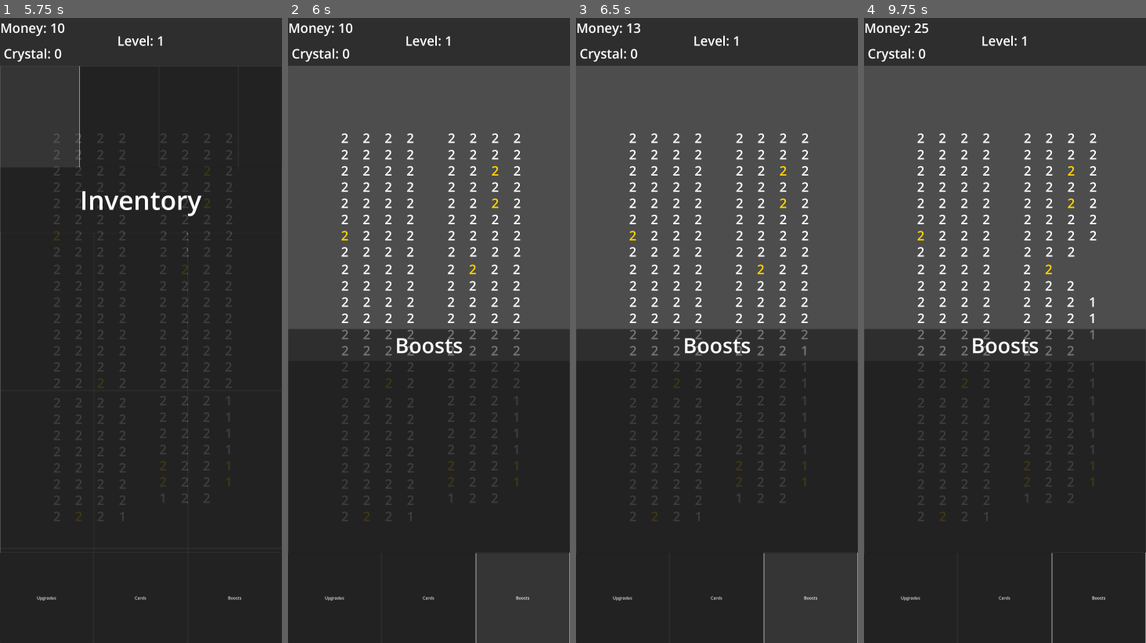
Above: before the commit, frames 1-4 (left to right).
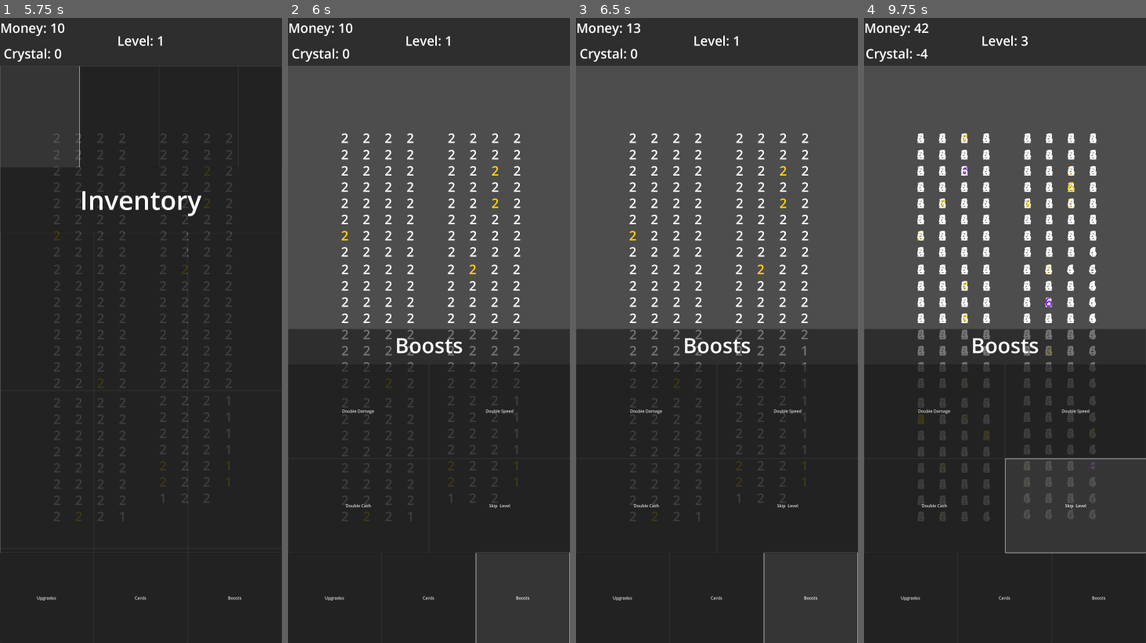
Above: after the commit, the same moments.

Repository: bondhusjude/IdleBrickGame
Game: Godot game, scene res://Scenes/main.tscn
Two runs of this game, one before a commit and one after it. Both use one fixed random seed, a clock stepped at 60 frames per second and the inputs below. The engine's default icon, where the game draws it, is replaced by a stand-in: a white triangle on a blue panel in a dark square.
Inputs (mouse positions are in pixels of both pictures, inside the frame that each line leads up to):
- Up to frame 1 (5.75 s): click "Upgrades" at 0.5 s; click "Cost 21 Level 1" at 1.25 s; click "Cost 10 Level 1" at 2 s; click "Cost 6 Level 1" at 2.75 s; click "Cost 12 Level 2" at 3.5 s; click "Cards" at 4.25 s; click (39, 118) at 5.02 s
- Up to frame 2 (6 s): click "Boosts" at 5.75 s
- Up to frame 3 (6.5 s): no input
- Up to frame 4 (9.75 s): click (934, 411) at 6.5 s, where only the run after the commit has a clickable "Double Damage"; click (1075, 411) at 7.25 s, where only the run after the commit has a clickable "Double Speed"; click (934, 505) at 8 s, where only the run after the commit has a clickable "Double Cash"; click (1075, 505) at 8.75 s, where only the run after the commit has a clickable "Skip Level"; click (1075, 505) at 9.5 s, where only the run after the commit has a clickable "Skip Level"

Frame 1 is identical in both runs. In frame 2, 0.2% of the frame differs, in the area x 19-82%, y 55-79%; in frame 3, 0.2%; in frame 4, 4.4%, in the area x 0-100%, y 0-100%.

Commit message:
added basic boosts idea, they're is still work to be done

Diff:
--- a/Ball/BasicBall/BasicBall.gd
+++ b/Ball/BasicBall/BasicBall.gd
@@ -10,7 +10,14 @@
 	damage = ball.getDamage()
 	# Move the ball and handle collisions
 	var collision: KinematicCollision2D = move_and_collide(_velocity * delta)
-
 	# If a collision occurs, bounce the ball
 	if collision:
+		if collision.get_collider() == StaticBody2D:
+			direction = direction.bounce((collision.get_normal() + Vector2(roll_nonzero(), roll_nonzero())).normalized())
 		direction = direction.bounce(collision.get_normal())
+
+func roll_nonzero() -> int:
+	var value = 0
+	while value == 0:
+		value = randi_range(-1, 1)
+	return value
--- a/Ball/ball_base.gd
+++ b/Ball/ball_base.gd
@@ -4,17 +4,23 @@
 @export var damage = 1
 @export var speed = 500
 @export var ballTexture: Texture2D
+@export var doubleDamage: bool
+@export var doubleSpeed: bool
 
 func setDamage(i: int):
 	damage = i
 
 func getDamage() -> int:
+	if doubleDamage:
+		return damage * 2
 	return damage
 
 func setSpeed(i: int):
 	speed = i
 
 func getSpeed() -> int:
+	if doubleSpeed:
+		return speed * 2
 	return speed
 
 func setBallTexture(texture: Texture2D):
--- a/GameManager/MainMan/GameUpdateMan.gd
+++ b/GameManager/MainMan/GameUpdateMan.gd
@@ -28,13 +28,17 @@
 
 # Called when the end of the level happens
 func _on_brick_formation_man_end_level() -> void:
+	moveNextLevel()
+
+func moveNextLevel():
 	# add 1 to level count
 	gameMan.addLevel()
-	##TODO fix movement of balls so that they dont break half of the level when they are moved
 	for ball in BallMan.get_child_count():
 		var child = BallMan.get_child(ball)
 		child.global_position = ballSpawn.global_position
 	#spawn new brick formatino under BrickFormationMan
+	# Wait for 0.1 seconds (100 milliseconds)
+	await get_tree().create_timer(0.1).timeout
 	loadScene(pathOfFolder, randi_range(0, scene_count - 1))
 
 # Load the scene dynamically
--- a/GameManager/MainMan/gameManager.gd
+++ b/GameManager/MainMan/gameManager.gd
@@ -64,7 +64,7 @@
 
 # Setter and Getter for crystal_brick_chance
 func setCrystalBrick(value: float):
-	push_error("I Was Called")
+	#push_error("I Was Called")
 	_crystal_brick_chance = value
 
 func getCrystalBrick() -> float:
--- a/Scenes/main.tscn
+++ b/Scenes/main.tscn
@@ -9,6 +9,7 @@
 [ext_resource type="Resource" uid="uid://c5ktt6m1yrjxt" path="res://GameManager/MainMan/GameManager.tres" id="4_f61w4"]
 [ext_resource type="Script" path="res://UI/upgrades.gd" id="4_q33mv"]
 [ext_resource type="Resource" uid="uid://h8d7m1c7ycpr" path="res://Ball/BasicBall/basicBall.tres" id="5_6yf3o"]
+[ext_resource type="Script" path="res://UI/boosts.gd" id="8_dvf2u"]
 
 [sub_resource type="LabelSettings" id="LabelSettings_tfvwg"]
 font_size = 50
@@ -795,18 +796,47 @@
 anchor_right = 0.999
 anchor_bottom = 1.0
 offset_right = 0.0789795
-
-[node name="HBoxContainer" type="HBoxContainer" parent="FullScreen/ExtraMenu/Boosts"]
-layout_mode = 1
-anchors_preset = -1
-anchor_top = 0.142
-anchor_right = 1.0
-anchor_bottom = 1.0
-offset_top = 0.306
-
-[node name="Panel" type="Panel" parent="FullScreen/ExtraMenu/Boosts/HBoxContainer"]
-layout_mode = 2
-size_flags_horizontal = 3
+script = ExtResource("8_dvf2u")
+ball_base = ExtResource("5_6yf3o")
+GameManClass = ExtResource("4_f61w4")
+
+[node name="VBoxContainer" type="VBoxContainer" parent="FullScreen/ExtraMenu/Boosts"]
+layout_mode = 1
+anchors_preset = -1
+anchor_top = 0.158
+anchor_right = 1.001
+anchor_bottom = 0.999
+offset_top = -0.406006
+offset_right = -0.0780029
+offset_bottom = -0.143066
+
+[node name="HBoxContainer" type="HBoxContainer" parent="FullScreen/ExtraMenu/Boosts/VBoxContainer"]
+layout_mode = 2
+size_flags_vertical = 3
+
+[node name="DoubleDamage" type="Button" parent="FullScreen/ExtraMenu/Boosts/VBoxContainer/HBoxContainer"]
+layout_mode = 2
+size_flags_horizontal = 3
+text = "Double Damage"
+
+[node name="DoubleSpeed" type="Button" parent="FullScreen/ExtraMenu/Boosts/VBoxContainer/HBoxContainer"]
+layout_mode = 2
+size_flags_horizontal = 3
+text = "Double Speed"
+
+[node name="HBoxContainer2" type="HBoxContainer" parent="FullScreen/ExtraMenu/Boosts/VBoxContainer"]
+layout_mode = 2
+size_flags_vertical = 3
+
+[node name="DoubleCash" type="Button" parent="FullScreen/ExtraMenu/Boosts/VBoxContainer/HBoxContainer2"]
+layout_mode = 2
+size_flags_horizontal = 3
+text = "Double Cash"
+
+[node name="SkipLevel" type="Button" parent="FullScreen/ExtraMenu/Boosts/VBoxContainer/HBoxContainer2"]
+layout_mode = 2
+size_flags_horizontal = 3
+text = "Skip  Level"
 
 [node name="Label" type="Label" parent="FullScreen/ExtraMenu/Boosts"]
 layout_mode = 1
@@ -836,3 +866,7 @@
 [connection signal="pressed" from="FullScreen/ExtraMenu/Upgrades/Upgrades/VBoxContainer/BasicBall/plusBall" to="FullScreen/ExtraMenu/Upgrades/Upgrades/VBoxContainer/BasicBall" method="_on_plus_ball_pressed"]
 [connection signal="pressed" from="FullScreen/ExtraMenu/Upgrades/Upgrades/VBoxContainer/BasicBall/Power" to="FullScreen/ExtraMenu/Upgrades/Upgrades/VBoxContainer/BasicBall" method="_on_power_pressed"]
 [connection signal="pressed" from="FullScreen/ExtraMenu/Upgrades/Upgrades/VBoxContainer/BasicBall/Speed" to="FullScreen/ExtraMenu/Upgrades/Upgrades/VBoxContainer/BasicBall" method="_on_speed_pressed"]
+[connection signal="pressed" from="FullScreen/ExtraMenu/Boosts/VBoxContainer/HBoxContainer/DoubleDamage" to="FullScreen/ExtraMenu/Boosts" method="_on_double_damage_pressed"]
+[connection signal="pressed" from="FullScreen/ExtraMenu/Boosts/VBoxContainer/HBoxContainer/DoubleSpeed" to="FullScreen/ExtraMenu/Boosts" method="_on_double_speed_pressed"]
+[connection signal="pressed" from="FullScreen/ExtraMenu/Boosts/VBoxContainer/HBoxContainer2/DoubleCash" to="FullScreen/ExtraMenu/Boosts" method="_on_double_cash_pressed"]
+[connection signal="pressed" from="FullScreen/ExtraMenu/Boosts/VBoxContainer/HBoxContainer2/SkipLevel" to="FullScreen/ExtraMenu/Boosts" method="_on_skip_level_pressed"]
--- /dev/null
+++ b/UI/boosts.gd
@@ -0,0 +1,41 @@
+extends Node
+## for each ball we need the basic base of it so that we can update it
+@export var ball_base: Ball
+@export var GameManClass: GameManager
+@onready var GameMan = $"../../../GameManager"
+
+func canPay(price: int) -> bool:
+	if price >= GameManClass.getCrystal():
+		return true
+	return false
+
+func _on_double_damage_pressed() -> void:
+	if canPay(1):
+		GameManClass.removeCrystal(1)
+		ball_base.doubleDamage == true
+		await get_tree().create_timer(30).timeout
+		ball_base.doubleDamage == false
+	else:
+		print("Cannot Pay for Item")
+
+func _on_double_speed_pressed() -> void:
+	if canPay(1):
+		GameManClass.removeCrystal(1)
+		ball_base.doubleSpeed == true
+		await get_tree().create_timer(30).timeout
+		ball_base.doubleSpeed == false
+	else:
+		print("Cannot Pay for Item")
+
+func _on_double_cash_pressed() -> void:
+	if canPay(1):
+		GameManClass.addMoney(GameManClass.getMoney())
+	else:
+		print("Cannot Pay for Item")
+
+func _on_skip_level_pressed() -> void:
+	if canPay(1):
+		GameManClass.removeCrystal(1)
+		GameMan.moveNextLevel()
+	else:
+		print("Cannot Pay for Item")
Not shown: 1 places in Scenes/main.tscn that only renumber resources
